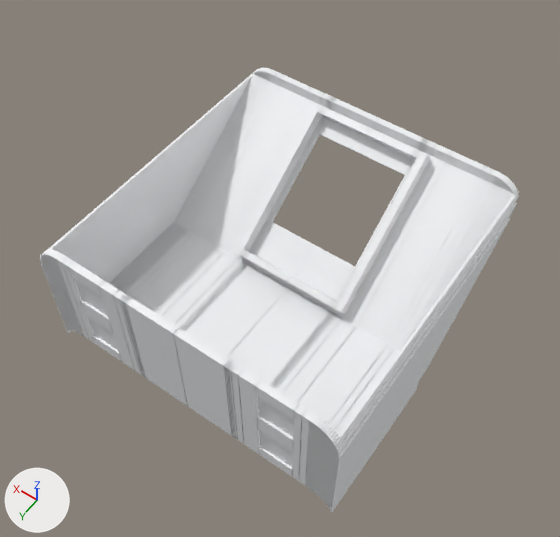
Two versions of the glTF model exports/preview-display-pod.glb, one commit apart.
Before and after are seen from a 50 mm lens placed at (-75.2, 64.2, 225.8), pointed at (-1.2, -39.5, 62.9). Lighting does not change. The marker at lower left points along +X, +Y and +Z. The older version comes first. Vertices at exactly the same position are counted once.

Names of what the first picture shows: 'display-pod'.
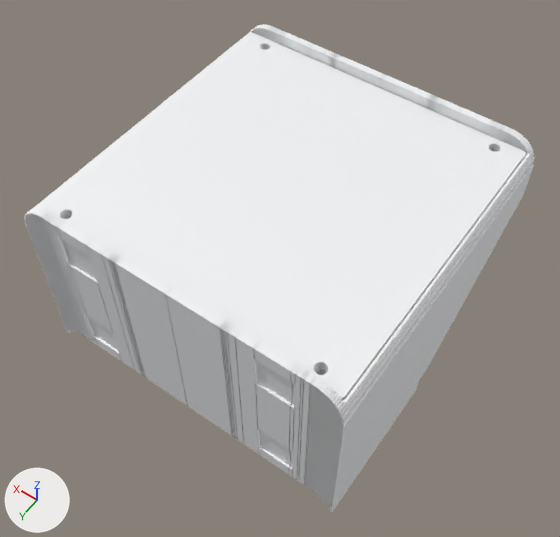
Where the change shows, as pixel boxes [x1, y1, x2, y2] in the pictures (560 x 537 px; the box of a moved part takes in the faces that stretch with it):
'display-pod', reshaped (7% wider, 10% taller)
    before: [40, 68, 519, 512]
    after: [24, 24, 535, 512]
'display-cover', added
    after: [36, 33, 526, 400]
part 1 of me_display_pod, added (mostly hidden)
    after: [42, 212, 87, 338]
part 2 of me_display_pod, moved or reshaped
    before: [40, 68, 519, 504]
    after: [24, 24, 535, 504]

The change, as a diff of the scene's bpy script:
```diff
--- a/exports/preview-display-pod.glb.py
+++ b/exports/preview-display-pod.glb.py
@@ mat_display_cover_mat @@
+mat_display_cover_mat = principled_material('display-cover-mat')
+mat_display_cover_mat.base_color = (0.905, 0.913, 0.93)  # white #f4f5f7
+mat_display_cover_mat.metallic = 0.05
+mat_display_cover_mat.roughness = 0.55
@@ me_display_pod @@
 # used by ob_display_pod; location = (0.0, 0.0, 0.0)
-me_display_pod.from_pydata(...)  # 2276 vertices, 4336 faces; spans x -45.0..45.0, y -89.1..0.0, z 39.0..79.4
+me_display_pod.from_pydata(...)  # 3092 vertices, 5856 faces; spans x -45.0..45.0, y -89.1..0.0, z 39.0..94.4
+# me_display_pod part 1: a new loose piece of 42 vertices spanning x 35.9..36.7, y -51.9..0.0, z 45.2..94.4, in mat_display_pod_mat (white #f4f5f7)
+# me_display_pod part 2: 378 vertices moved from x -44.6..44.6, y -89.1..0.0, z 65.4..79.4 to x -44.6..44.6, y -89.1..0.0, z 58.5..94.4; 366 vertices removed from x -45.0..45.0, y -89.1..0.0, z 65.4..79.4; 1034 vertices added at x -45.0..45.0, y -89.1..0.0, z 39.0..94.4
+# other edits to the shape of me_display_pod do not show in these pictures
 me_display_pod.materials.append(mat_display_pod_mat)
@@ me_display_cover @@
+me_display_cover.from_pydata(...)  # 600 vertices, 1212 faces; spans x -42.8..42.8, y -86.8..-2.2, z 89.4..91.4
+me_display_cover.materials.append(mat_display_cover_mat)  # white #f4f5f7
@@ ob_display_cover @@
+ob_display_cover = bpy.data.objects.new('display-cover', me_display_cover)
+ob_display_cover.location = (0.0, 0.0, 0.0)
```
